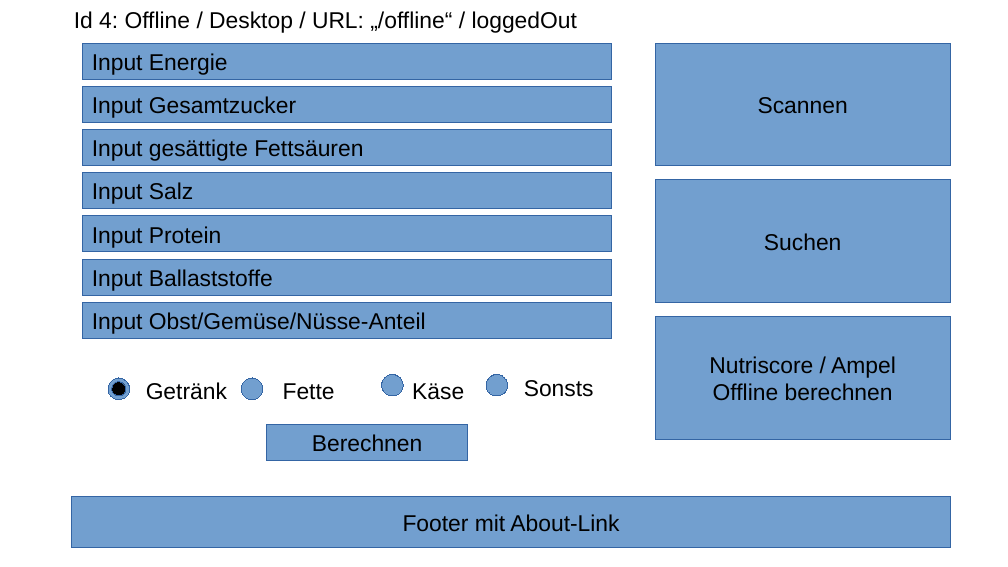
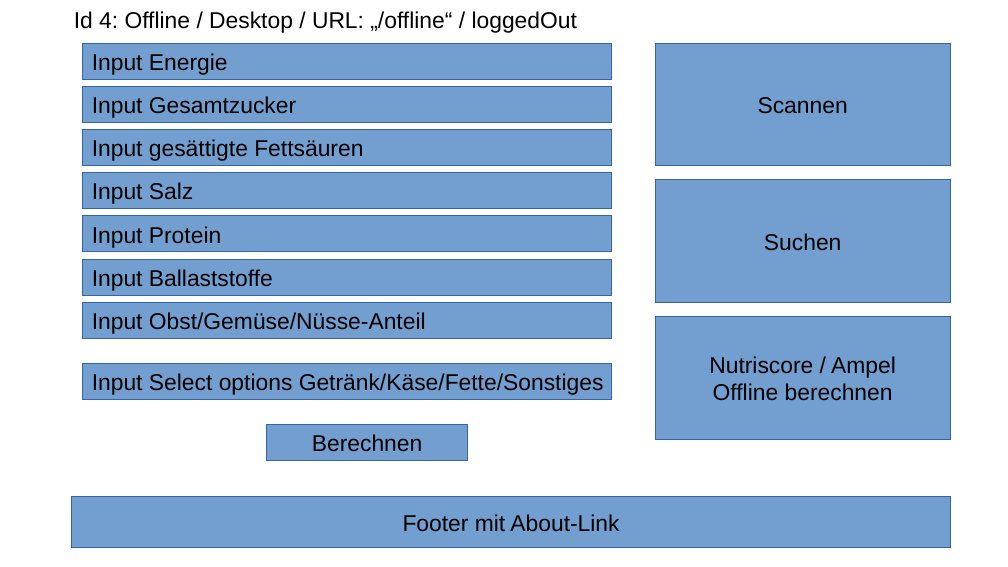
Before and after one commit to HolgerZerbe/foodata, a slide deck: slide 4 of concept/textdateien/Foodata Mockups.odp. Drawn at 1008x567 pixels with LibreOffice and Linux fonts; fonts in the diff are those of the drawing. Boxes give left, top, right and bottom in pixels: in the first picture for what was removed or moved away, otherwise in the second. Text is boxed around its words. In the diff, an @@ line names an element or a change of style, - is before the commit and + after.

Commit message:
bei Mockups Gender-Buttons in input select geändert

```diff
--- a/concept/textdateien/Foodata Mockups.odp
+++ b/concept/textdateien/Foodata Mockups.odp
@@ rectangle added at bbox=[83, 364, 613, 400], fill #729FCF, outline #3465A4 0 pt, 18 pt, text #000000 @@
+Input Select options Getränk/Käse/Fette/Sonstiges
@@ ellipse removed at bbox=[108, 378, 130, 400] @@
@@ ellipse removed at bbox=[112, 381, 126, 396] @@
@@ text removed at bbox=[146, 382, 227, 400] @@
-Getränk
@@ ellipse removed at bbox=[241, 378, 263, 400] @@
@@ text removed at bbox=[283, 383, 335, 400] @@
-Fette
@@ ellipse removed at bbox=[381, 374, 403, 396] @@
@@ text removed at bbox=[412, 383, 464, 400] @@
-Käse
@@ ellipse removed at bbox=[487, 374, 509, 396] @@
@@ text removed at bbox=[524, 380, 594, 397] @@
-Sonsts
```
Also in this commit, not shown: 1 other slide changed, 1 other file.
